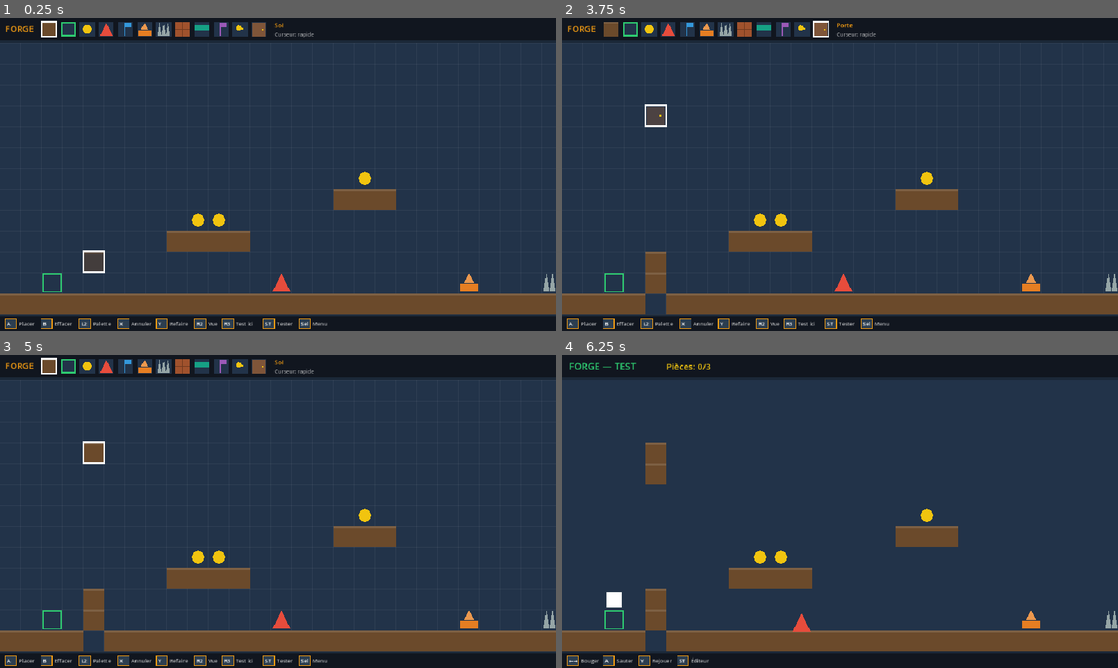
Above: before the commit, frames 1-4 (two rows, left to right).
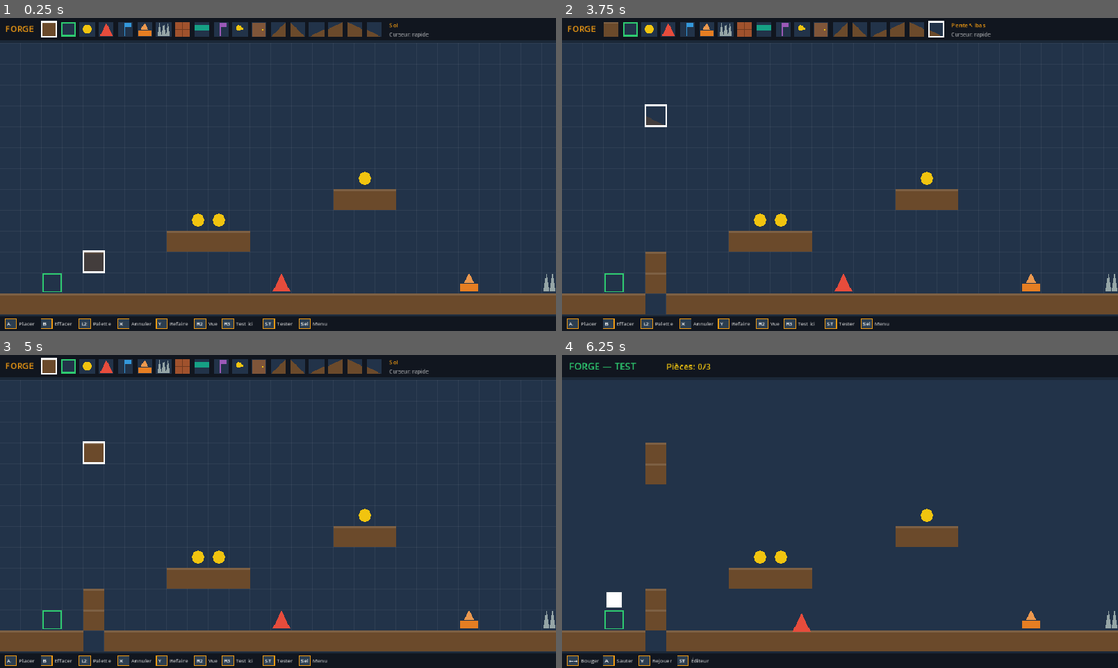
Above: after the commit, the same moments.

Repository: kilian-quittard/gaming-console-os
Game: Godot game, scene res://Main.tscn
Same seed, same stepped clock (60 frames per second), same inputs: the game is played once before the commit and once after it.
Inputs (mouse positions are in pixels of both pictures, inside the frame that each line leads up to):
- Up to frame 1 (0.25 s): no input
- Up to frame 2 (3.75 s): tap Enter at 0.5, 0.6, 2 s; move the mouse to (962, 158) at 0.52 s; hold D 0.53-1.28 s; click (962, 158) at 0.67 s; tap Space at 0.77, 1.25, 1.52, 2.75, 3.02 s; move the mouse to (728, 190) at 1.27 s; hold Down 1.28-2.03 s; tap Backspace at 1.35 s; move the mouse to (895, 105) at 2.02 s; hold D 2.03-2.78 s; tap Delete at 2.1 s; move the mouse to (812, 237) at 2.77 s; hold Up 2.78-3.53 s; tap Z at 2.85 s; click (812, 237) at 2.92 s; move the mouse to (1006, 221) at 3.52 s; hold A from 3.53 s (still down); tap Y at 3.6 s
- Up to frame 3 (5 s): keep holding A; tap Space at 3.77, 4.52 s; tap Enter at 4.25 s; move the mouse to (111, 464) at 4.27 s; tap E at 4.35 s
- Up to frame 4 (6.25 s): tap Space at 5, 6.02 s; move the mouse to (867, 511) at 5.02 s; release A at 5.03 s; hold Down 5.03-5.78 s; tap Tab at 5.1 s; click (867, 511) at 5.17 s; move the mouse to (756, 433) at 5.77 s; hold D from 5.78 s (still down); tap T at 5.85 s

The runs differ from the first frame. In frame 1, 0.8% of the frame differs, in the area x 48-78%, y 1-7%; in frame 2, 1.1%, in the area x 15-78%, y 0-35%; in frame 3, 0.8%; in frame 4, nothing differs.

Commit message:
feat(forge): slopes (45 deg + 26.5 deg, both directions)
6 slope tiles: SLOPE_R/L (45 deg single-tile) + GSL_R_LO/HI, GSL_L_HI/LO (26.5 deg two-tile pairs, Mario-style). New ground-height sampling collision: player snaps to the inclined surface under its center and walks up/down. Drawn as polygons. Note: enemies ignore slopes for now (AABB only).

Co-Authored-By: Claude Opus 4.8 <noreply@anthropic.com>

Diff:
--- a/forge/Main.gd
+++ b/forge/Main.gd
@@ -32,18 +32,25 @@
 const RATE_SLOW := 0.12
 const RATE_FAST := 0.035
 
-enum { EMPTY, GROUND, SPAWN, COIN, ENEMY, GOAL, SPRING, SPIKE, BREAKABLE, MOVPLAT, CHECKPOINT, KEY, DOOR }
-const PALETTE := [GROUND, SPAWN, COIN, ENEMY, GOAL, SPRING, SPIKE, BREAKABLE, MOVPLAT, CHECKPOINT, KEY, DOOR]
+enum { EMPTY, GROUND, SPAWN, COIN, ENEMY, GOAL, SPRING, SPIKE, BREAKABLE, MOVPLAT, CHECKPOINT, KEY, DOOR,
+	SLOPE_R, SLOPE_L, GSL_R_LO, GSL_R_HI, GSL_L_HI, GSL_L_LO }
+const PALETTE := [GROUND, SPAWN, COIN, ENEMY, GOAL, SPRING, SPIKE, BREAKABLE, MOVPLAT, CHECKPOINT, KEY, DOOR,
+	SLOPE_R, SLOPE_L, GSL_R_LO, GSL_R_HI, GSL_L_HI, GSL_L_LO]
+const SLOPES := [SLOPE_R, SLOPE_L, GSL_R_LO, GSL_R_HI, GSL_L_HI, GSL_L_LO]
 const NAMES := {
 	GROUND: "Sol", SPAWN: "Spawn", COIN: "Pièce", ENEMY: "Ennemi", GOAL: "Arrivée",
 	SPRING: "Ressort", SPIKE: "Piques", BREAKABLE: "Cassable", MOVPLAT: "Plateforme",
-	CHECKPOINT: "Checkpoint", KEY: "Clé", DOOR: "Porte"
+	CHECKPOINT: "Checkpoint", KEY: "Clé", DOOR: "Porte",
+	SLOPE_R: "Pente45 ↗", SLOPE_L: "Pente45 ↖", GSL_R_LO: "Pente↗ bas", GSL_R_HI: "Pente↗ haut",
+	GSL_L_HI: "Pente↖ haut", GSL_L_LO: "Pente↖ bas"
 }
 const COLORS := {
 	GROUND: Color("6b4a2b"), SPAWN: Color("2ecc71"), COIN: Color("f1c40f"),
 	ENEMY: Color("e74c3c"), GOAL: Color("3498db"), SPRING: Color("e67e22"),
 	SPIKE: Color("95a5a6"), BREAKABLE: Color("a0522d"), MOVPLAT: Color("16a085"),
-	CHECKPOINT: Color("9b59b6"), KEY: Color("f1c40f"), DOOR: Color("7f5539")
+	CHECKPOINT: Color("9b59b6"), KEY: Color("f1c40f"), DOOR: Color("7f5539"),
+	SLOPE_R: Color("6b4a2b"), SLOPE_L: Color("6b4a2b"), GSL_R_LO: Color("6b4a2b"),
+	GSL_R_HI: Color("6b4a2b"), GSL_L_HI: Color("6b4a2b"), GSL_L_LO: Color("6b4a2b")
 }
 const BG_THEMES := [
 	[Color("1b2838"), Color("223349")], [Color("2c1b38"), Color("3a2349")],
@@ -646,6 +653,13 @@
 			elif pvel.y < 0: ppos.y = r.position.y + r.size.y; head_hit = true
 			pvel.y = 0
 
+	# pentes : caler le joueur sur la surface inclinée
+	var sy := _slope_ground(ppos.x + PSIZE.x * 0.5)
+	if sy != INF and pvel.y >= 0 and ppos.y + PSIZE.y > sy - 6 and ppos.y + PSIZE.y < sy + CELL:
+		ppos.y = sy - PSIZE.y
+		pvel.y = 0
+		on_floor = true
+
 	if head_hit: _hit_head()
 	if on_floor: coyote_t = COYOTE
 	if on_floor and not was_floor:
@@ -732,6 +746,40 @@
 func _solid_tile(c: Vector2i) -> bool:
 	var t: int = grid.get(c, EMPTY)
 	return t == GROUND or t == BREAKABLE or t == DOOR
+
+
+func _is_slope(t: int) -> bool:
+	return SLOPES.has(t)
+
+
+# hauteur de la surface (y écran) d'une tuile pente, à la position x locale [0..CELL]
+func _slope_surface(t: int, c: Vector2i, lx: float) -> float:
+	var top := float(c.y * CELL)
+	var bot := float((c.y + 1) * CELL)
+	match t:
+		SLOPE_R: return bot - lx                      # 45° monte vers la droite
+		SLOPE_L: return top + lx                       # 45° monte vers la gauche
+		GSL_R_LO: return bot - lx * 0.5                # 26.5° ↗ moitié basse
+		GSL_R_HI: return bot - CELL * 0.5 - lx * 0.5   # 26.5° ↗ moitié haute
+		GSL_L_HI: return top + lx * 0.5                # 26.5° ↖ moitié haute (gauche)
+		GSL_L_LO: return top + CELL * 0.5 + lx * 0.5   # 26.5° ↖ moitié basse (droite)
+	return INF
+
+
+# y de sol sous le joueur s'il est sur une pente, sinon INF
+func _slope_ground(footx: float) -> float:
+	var col := int(footx / CELL)
+	var lx := footx - col * CELL
+	var foot_row := int((ppos.y + PSIZE.y) / CELL)
+	var best := INF
+	for dy in [-1, 0, 1]:
+		var c := Vector2i(col, foot_row + dy)
+		var t: int = grid.get(c, EMPTY)
+		if _is_slope(t):
+			var sy := _slope_surface(t, c, lx)
+			if sy >= c.y * CELL - 2 and sy <= (c.y + 1) * CELL + 2:
+				if best == INF or sy < best: best = sy
+	return best
 
 
 func _die() -> void:
@@ -941,6 +989,18 @@
 			draw_rect(Rect2(p, Vector2(cs, cs)), col)
 			draw_line(p + Vector2(0, cs * 0.5), p + Vector2(cs, cs * 0.5), col.darkened(0.3), 1.5)
 			draw_line(p + Vector2(cs * 0.5, 0), p + Vector2(cs * 0.5, cs), col.darkened(0.3), 1.5)
+		SLOPE_R:
+			draw_colored_polygon(PackedVector2Array([p + Vector2(0, cs), p + Vector2(cs, cs), p + Vector2(cs, 0)]), col)
+		SLOPE_L:
+			draw_colored_polygon(PackedVector2Array([p + Vector2(0, 0), p + Vector2(0, cs), p + Vector2(cs, cs)]), col)
+		GSL_R_LO:
+			draw_colored_polygon(PackedVector2Array([p + Vector2(0, cs), p + Vector2(cs, cs), p + Vector2(cs, cs * 0.5)]), col)
+		GSL_R_HI:
+			draw_colored_polygon(PackedVector2Array([p + Vector2(0, cs), p + Vector2(cs, cs), p + Vector2(cs, 0), p + Vector2(0, cs * 0.5)]), col)
+		GSL_L_HI:
+			draw_colored_polygon(PackedVector2Array([p + Vector2(0, 0), p + Vector2(0, cs), p + Vector2(cs, cs), p + Vector2(cs, cs * 0.5)]), col)
+		GSL_L_LO:
+			draw_colored_polygon(PackedVector2Array([p + Vector2(0, cs * 0.5), p + Vector2(0, cs), p + Vector2(cs, cs)]), col)
 		_:
 			draw_rect(Rect2(p + Vector2(pad, pad), Vector2(cs - pad * 2, cs - pad * 2)), col)
 
